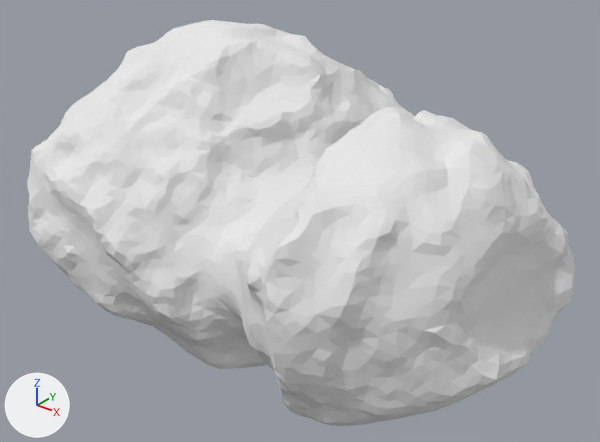
One commit to the Blender file 3d models/67P.blend: the scene before it, then after it.
Rendered twice from a 50 mm lens placed at (4.37, -5.32, 3.37), pointed at (0.06, 0.07, 0.03). The axes (+X, +Y, +Z) are drawn at lower left. The lights are the same throughout.

Names of what the first picture shows: 'cg_mspcd_shap2_012k_cart'.
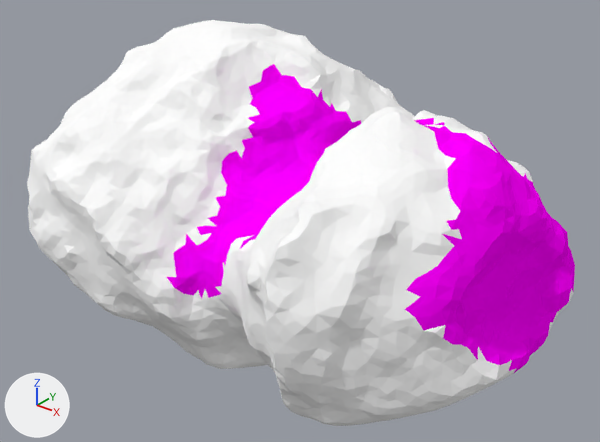
Boxes [x1, y1, x2, y2] around the edits, measured in the pictures (600 x 442 px):
'cg_mspcd_shap2_012k_cart', recoloured
    both: [27, 20, 575, 426]
part 1 of me_cg_mspcd_shap2_012k_cart, recoloured (white to pink)
    both: [249, 64, 575, 374]
part 2 of me_cg_mspcd_shap2_012k_cart, recoloured
    both: [34, 44, 478, 377]

The change, as a list of edits to the scene's bpy script:
```text
Change mat_material:
    remove n0 = _N.new('ShaderNodeOutputMaterial'); n0.name = 'Material Output.001'
    add n2 = _N.new('ShaderNodeOutputMaterial'); n2.name = 'Material Output'
    where n1 = _N.new('ShaderNodeBsdfDiffuse'); n1.name = 'Diffuse BSDF'
    remove _L.new(n1.outputs[0], n0.inputs[0])  # 'BSDF' to 'Surface'
    add n3 = _N.new('ShaderNodeAttribute'); n3.name = 'Attribute'
    add n3.attribute_name = 'Col'
    add _L.new(n1.outputs[0], n2.inputs[0])  # 'BSDF' to 'Surface'
    add _L.new(n3.outputs[0], n1.inputs[0])  # 'Color' to 'Color'
Change me_cg_mspcd_shap2_012k_cart:
    where me_cg_mspcd_shap2_012k_cart.from_pydata(...)  # 5938 vertices, 11872 faces; spans x -2.43..2.56, y -1.73..1.94, z -1.43..1.6
    used by ob_cg_mspcd_shap2_012k_cart; location = (0.0, 0.0, 0.0)
    me_cg_mspcd_shap2_012k_cart part 1: 1087 faces centred in x -0.52..2.55, y -0.68..1.46, z -1.31..1.33 are repainted in the vertex colours; the middle colour goes from white #ffffff to pink #ff00ff
    me_cg_mspcd_shap2_012k_cart part 2: 1058 faces centred in x -2.32..2.31, y -1.6..0.05, z -0.63..1.43 are repainted in the vertex colours; the middle colour goes from pink #ff00ff to white #ffffff
```
